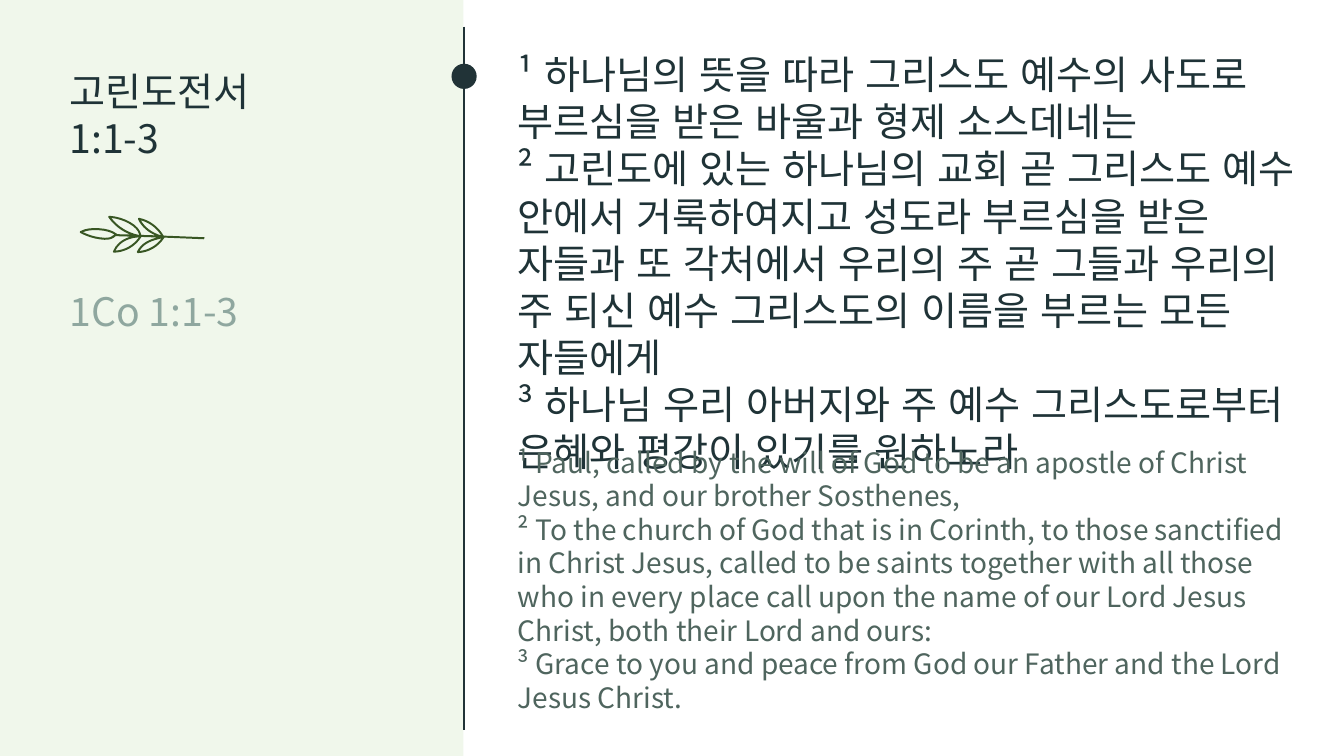
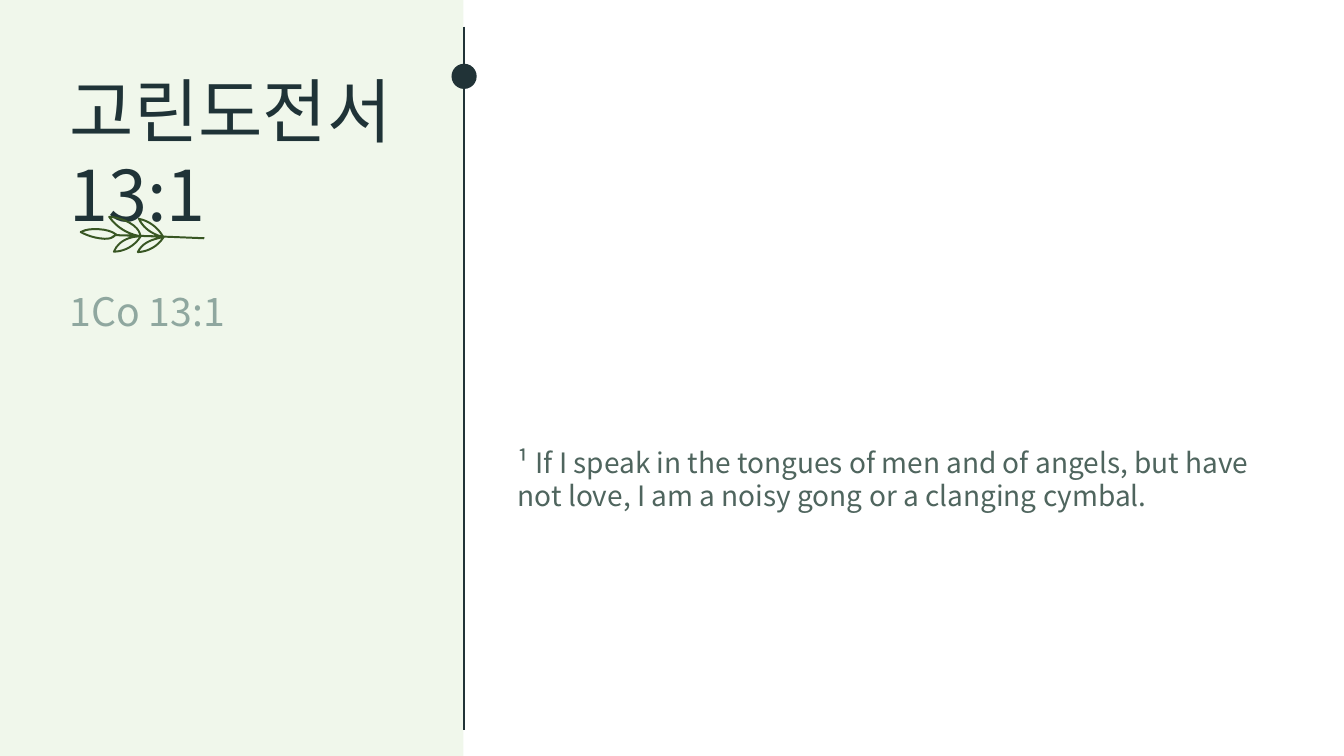
Before and after one commit to mmminq/Bible_Reference_to_PPT, a slide deck: slide 2 of pptx_template/output.pptx. Drawn at 1344x756 pixels with LibreOffice and Linux fonts; fonts in the diff are those of the drawing. Boxes give left, top, right and bottom in pixels: in the first picture for what was removed or moved away, otherwise in the second. Text is boxed around its words. In the diff, an @@ line names an element or a change of style, - is before the commit and + after.

```diff
--- a/pptx_template/output.pptx
+++ b/pptx_template/output.pptx
@@ text at [518, 54, 1295, 477]: text changed; size 28 to 40 pt; text colour #1F3337 to #FFFFFF @@
-¹ 하나님의 뜻을 따라 그리스도 예수의 사도로 부르심을 받은 바울과 형제 소스데네는
-² 고린도에 있는 하나님의 교회 곧 그리스도 예수 안에서 거룩하여지고 성도라 부르심을 받은 자들과 또 각처에서 우리의 주 곧 그들과 우리의 주 되신 예수 그리스도의 이름을 부르는 모든 자들에게
-³ 하나님 우리 아버지와 주 예수 그리스도로부터 은혜와 평강이 있기를 원하노라
+¹ 내가 사람의 방언과 천사의 말을 할지라도 사랑이 없으면 소리 나는 구리와 울리는 꽹과리가 되고
@@ text at [70, 79, 392, 143]: size 28 to 50 pt in "고린도전서" @@
@@ text at [70, 168, 206, 238]: text changed; size 28 to 50 pt @@
-1:1-3
+13:1
@@ text at [70, 297, 225, 327]: text changed @@
-1Co 1:1-3
+1Co 13:1
@@ text at [518, 448, 1248, 513]: text changed @@
-¹ Paul, called by the will of God to be an apostle of Christ Jesus, and our brother Sosthenes,
-² To the church of God that is in Corinth, to those sanctified in Christ Jesus, called to be saints together with all those who in every place call upon the name of our Lord Jesus Christ, both their Lord and ours:
-³ Grace to you and peace from God our Father and the Lord Jesus Christ.
+¹ If I speak in the tongues of men and of angels, but have not love, I am a noisy gong or a clanging cymbal.
```
Also in this commit, not shown: 1 other slide changed, 1 slide removed, 1 other file.
